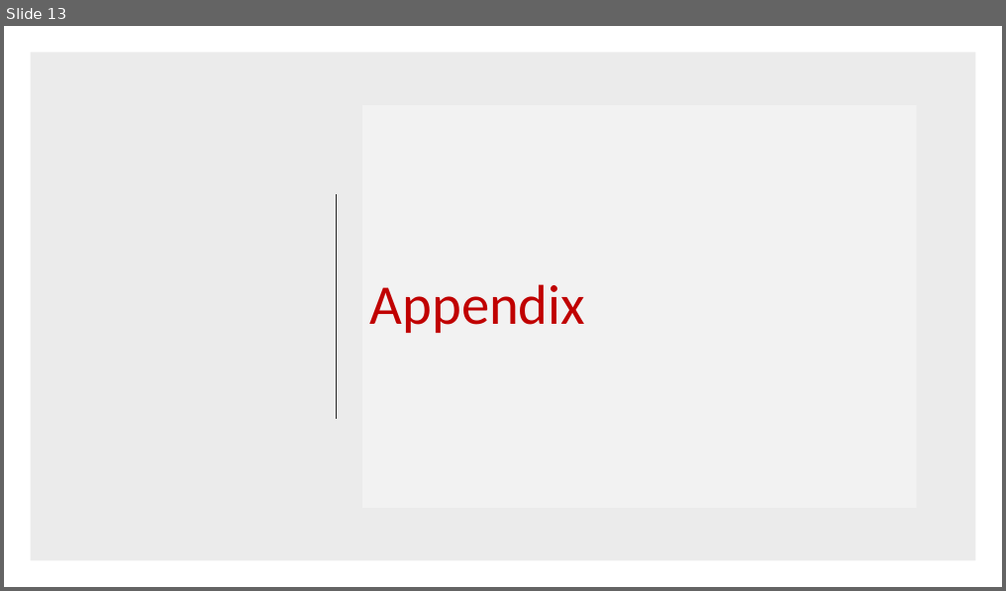
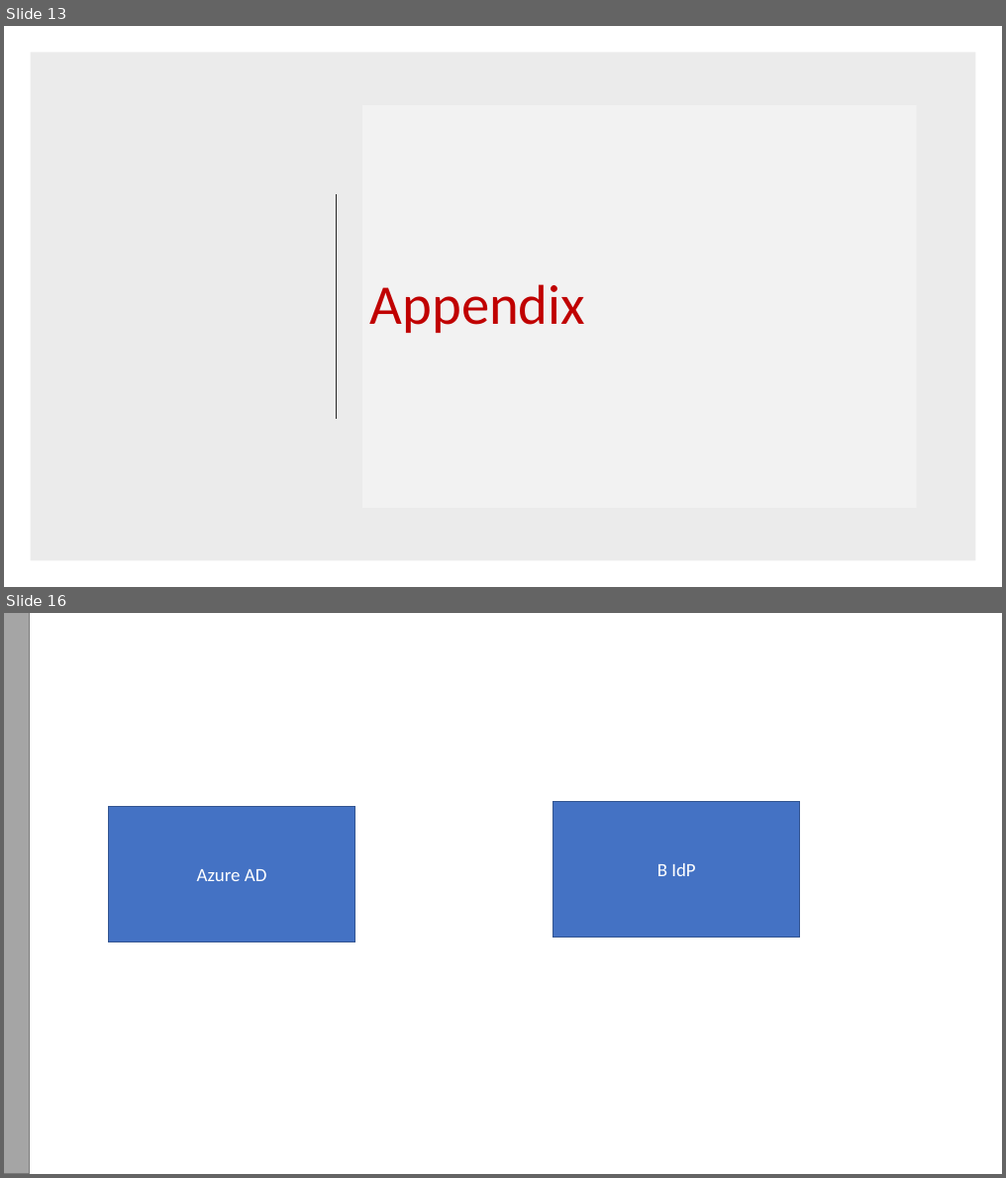
Before and after one commit to AvyanConsultingCorp/identity-pocs, a slide deck: Documents/NBME Identity Scenarios.pptx. Shown one above the other, each under a label of ours: slide 13 before the commit, slides 13 and 16 after it; the slides between them are not shown. The pictures are 1006x591 and 1006x1178 pixels, drawn with LibreOffice and Linux fonts; fonts in the diff are those of the drawing. Boxes give left, top, right and bottom in pixels: in the first picture for what was removed or moved away, otherwise in the second. Text is boxed around its words. In the diff, an @@ line names an element or a change of style, - is before the commit and + after.

```diff
--- a/Documents/NBME Identity Scenarios.pptx
+++ b/Documents/NBME Identity Scenarios.pptx
@@ slide 16 added at box(4, 613, 1002, 1174), background #FFFFFF @@
@@ rectangle added at box(4, 613, 30, 1174), fill #A5A5A5, outline #7A7A7A 1 pt @@
@@ rectangle added at box(109, 806, 355, 943), fill #4472C4, outline #325491 1 pt, 18 pt, text #FFFFFF @@
+Azure AD
@@ rectangle added at box(553, 801, 800, 937), fill #4472C4, outline #325491 1 pt, 18 pt, text #FFFFFF @@
+B IdP
```
Also in this commit, not shown: 2 slides changed.
